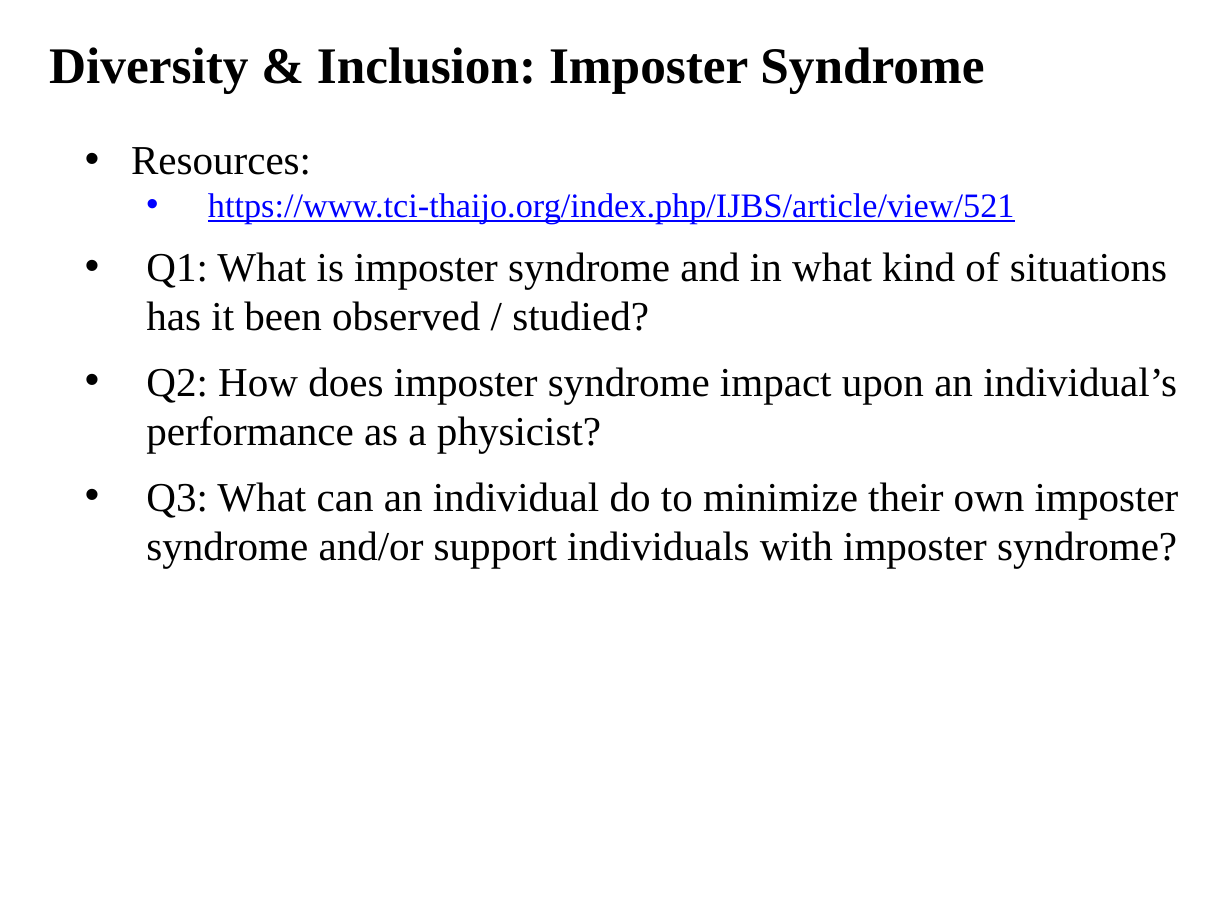
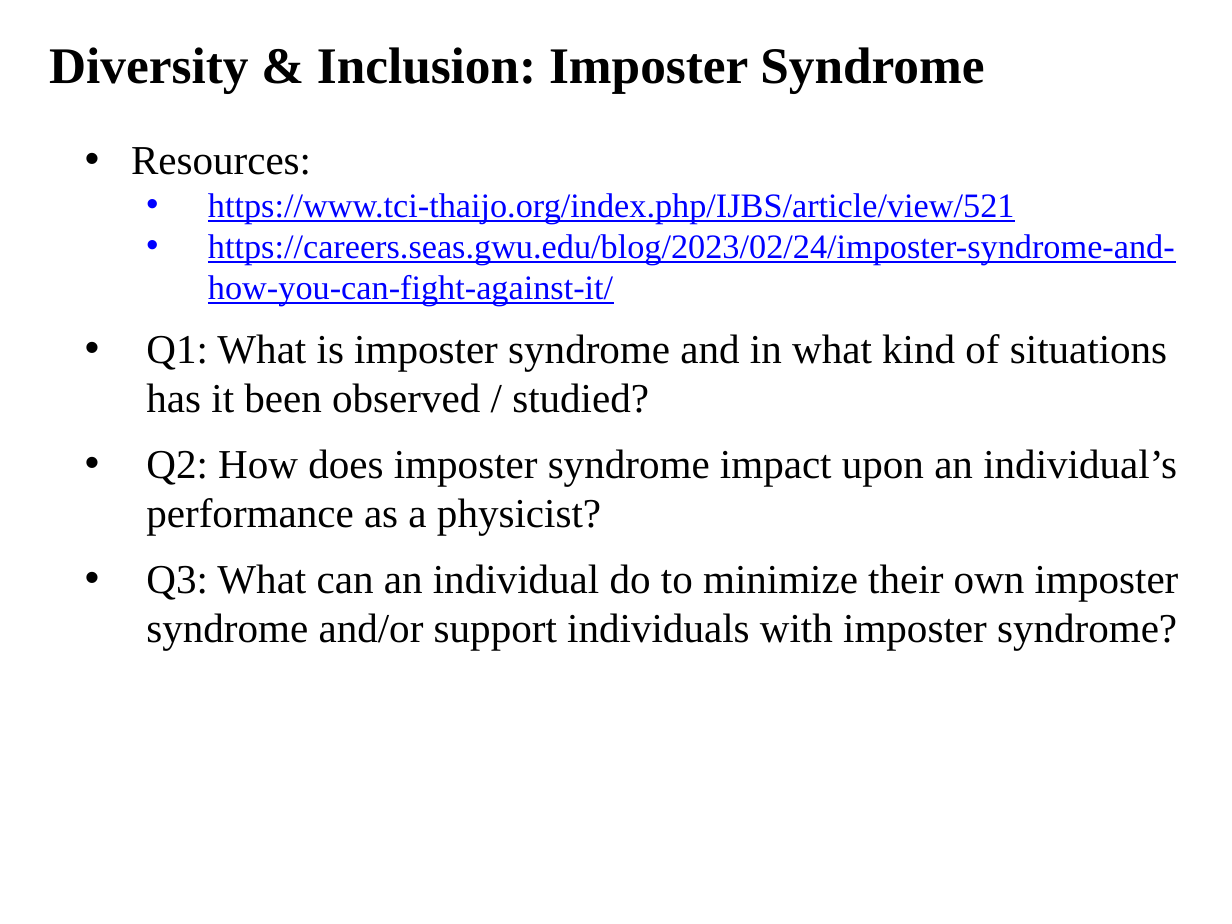
Before and after one commit to ajvanderhorst/PhysicsCapstoneGW, a slide deck: slide 19 of Slides/Class13.pptx (slide 16 before the commit). Drawn at 1232x924 pixels with LibreOffice and Linux fonts; fonts in the diff are those of the drawing. Boxes give left, top, right and bottom in pixels: in the first picture for what was removed or moved away, otherwise in the second. Text is boxed around its words. In the diff, an @@ line names an element or a change of style, - is before the commit and + after.

```diff
--- a/Slides/Class13.pptx
+++ b/Slides/Class13.pptx
@@ text at <box>208,234,1175,306</box>: paragraph added @@
+  • https://careers.seas.gwu.edu/blog/2023/02/24/imposter-syndrome-and-how-you-can-fight-against-it/
```
Also in this commit, not shown: 10 other slides changed, 4 slides added, 15 other files.
